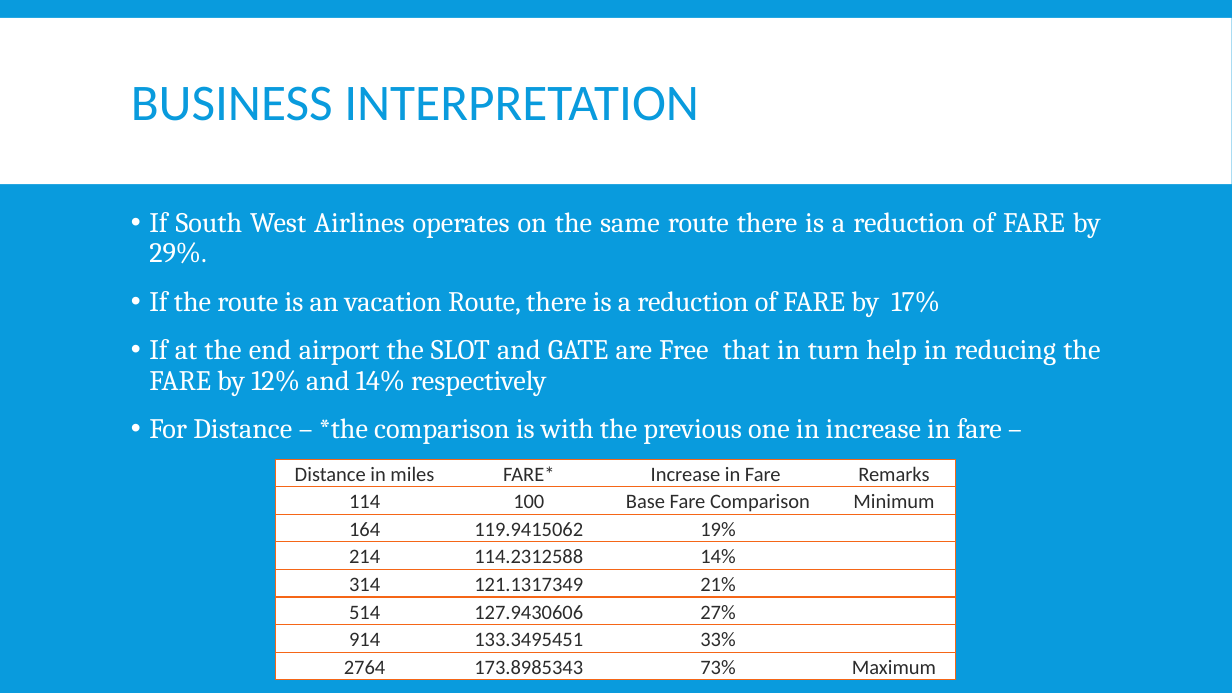
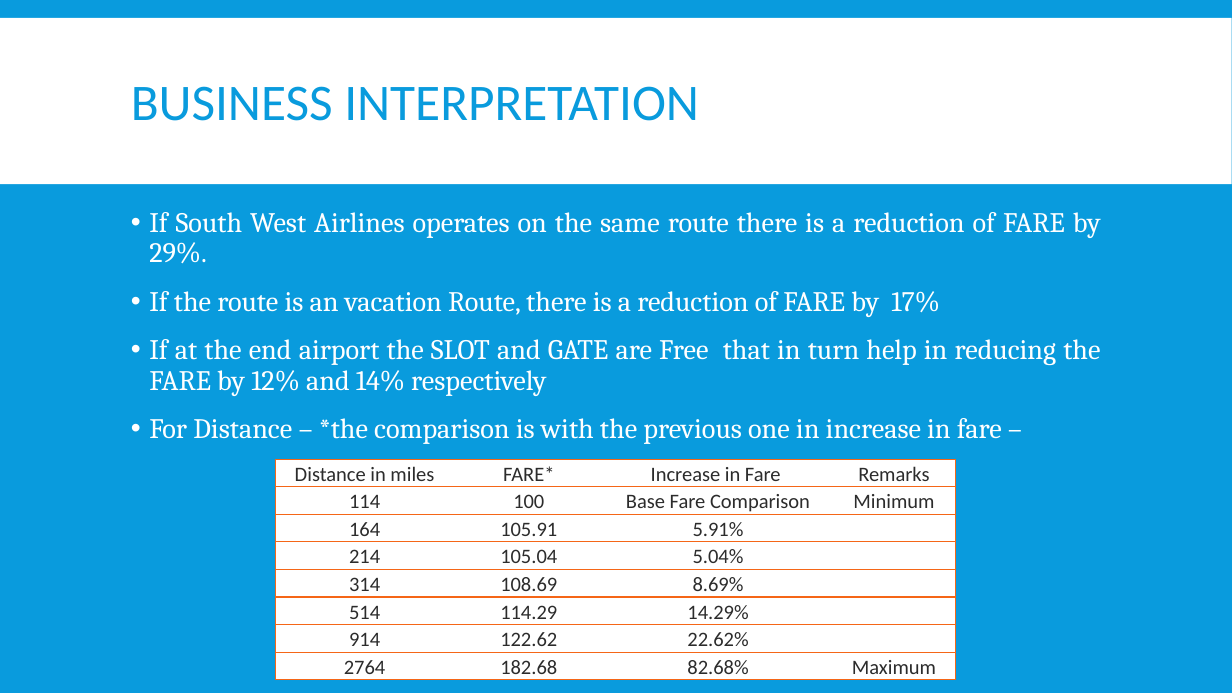
Before and after one commit to asuryam/ISB-Tutorials, a slide deck: slide 7 of ISB_SA2_Tutorials.pptx. Drawn at 1232x693 pixels with LibreOffice and Linux fonts; fonts in the diff are those of the drawing. Boxes give left, top, right and bottom in pixels: in the first picture for what was removed or moved away, otherwise in the second. Text is boxed around its words. In the diff, an @@ line names an element or a change of style, - is before the commit and + after.

Commit message:
Modified the files

```diff
--- a/ISB_SA2_Tutorials.pptx
+++ b/ISB_SA2_Tutorials.pptx
@@ table at bbox=[275, 459, 956, 684] @@
-row 3, column 2: 119.9415062
+row 3, column 2: 105.91
-row 3, column 3: 19%
+row 3, column 3: 5.91%
-row 4, column 2: 114.2312588
+row 4, column 2: 105.04
-row 4, column 3: 14%
+row 4, column 3: 5.04%
-row 5, column 2: 121.1317349
+row 5, column 2: 108.69
-row 5, column 3: 21%
+row 5, column 3: 8.69%
-row 6, column 2: 127.9430606
+row 6, column 2: 114.29
-row 6, column 3: 27%
+row 6, column 3: 14.29%
-row 7, column 2: 133.3495451
+row 7, column 2: 122.62
-row 7, column 3: 33%
+row 7, column 3: 22.62%
-row 8, column 2: 173.8985343
+row 8, column 2: 182.68
-row 8, column 3: 73%
+row 8, column 3: 82.68%
```
Also in this commit, not shown: 2 other slides changed.
